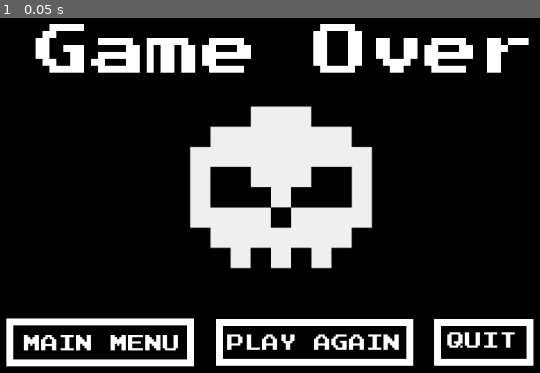
Above: before the commit, frame 1.
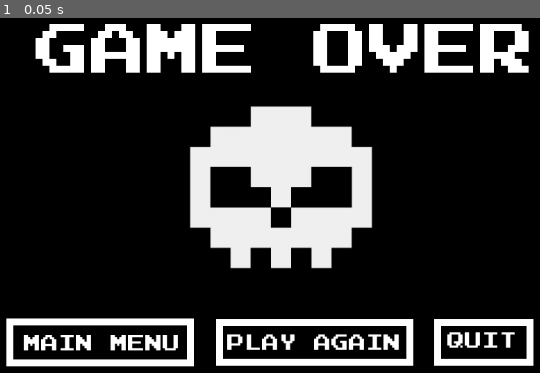
Above: after the commit, the same moment.

Repository: kwrightsk/game-jam-january-2026
Game: Godot game, scene res://game-over-screen.tscn
The game is run twice, just before and just after one commit, with the same random seed, the same clock (stepped at 60 frames per second) and the same inputs. This scene is started directly instead of the project's main scene.
Inputs:
- Up to frame 1 (0.05 s): no input

The runs differ from the first frame. In frame 1, 3.7% of the frame differs, in the area x 16-98%, y 1-16%.

Commit message:
capitalized the game over screen and leadership board screen

Diff:
--- a/game-over-screen.tscn
+++ b/game-over-screen.tscn
@@ -60,7 +60,7 @@
 theme_override_colors/font_color = Color(1, 1, 1, 1)
 theme_override_fonts/font = ExtResource("1_0wk6x")
 theme_override_font_sizes/font_size = 80
-text = "Game Over"
+text = "GAME OVER"
 horizontal_alignment = 1
 
 [node name="TextureButton" type="TextureButton" parent="."]
--- /dev/null
+++ b/leaderboard_screen.tscn
@@ -0,0 +1,30 @@
+[gd_scene load_steps=2 format=3 uid="uid://d0nht2hayuw8o"]
+
+[ext_resource type="FontFile" uid="uid://boafiido6lxpb" path="res://assets/PressStart2P.ttf" id="1_3o3f0"]
+
+[node name="LeaderboardScreen" type="Node2D"]
+
+[node name="CanvasLayer" type="CanvasLayer" parent="."]
+
+[node name="ColorRect" type="ColorRect" parent="CanvasLayer"]
+anchors_preset = 15
+anchor_right = 1.0
+anchor_bottom = 1.0
+grow_horizontal = 2
+grow_vertical = 2
+color = Color(0, 0, 0, 1)
+
+[node name="Title" type="Label" parent="CanvasLayer"]
+anchors_preset = 10
+anchor_right = 1.0
+offset_left = -35.0
+offset_top = 44.0
+offset_right = 109.0
+offset_bottom = 228.0
+grow_horizontal = 2
+pivot_offset = Vector2(60, 60)
+theme_override_colors/font_color = Color(1, 1, 1, 1)
+theme_override_fonts/font = ExtResource("1_3o3f0")
+theme_override_font_sizes/font_size = 80
+text = "LEADERSHIP BOARD"
+horizontal_alignment = 1
Not shown: 1 places in game-over-screen.tscn that only renumber resources
